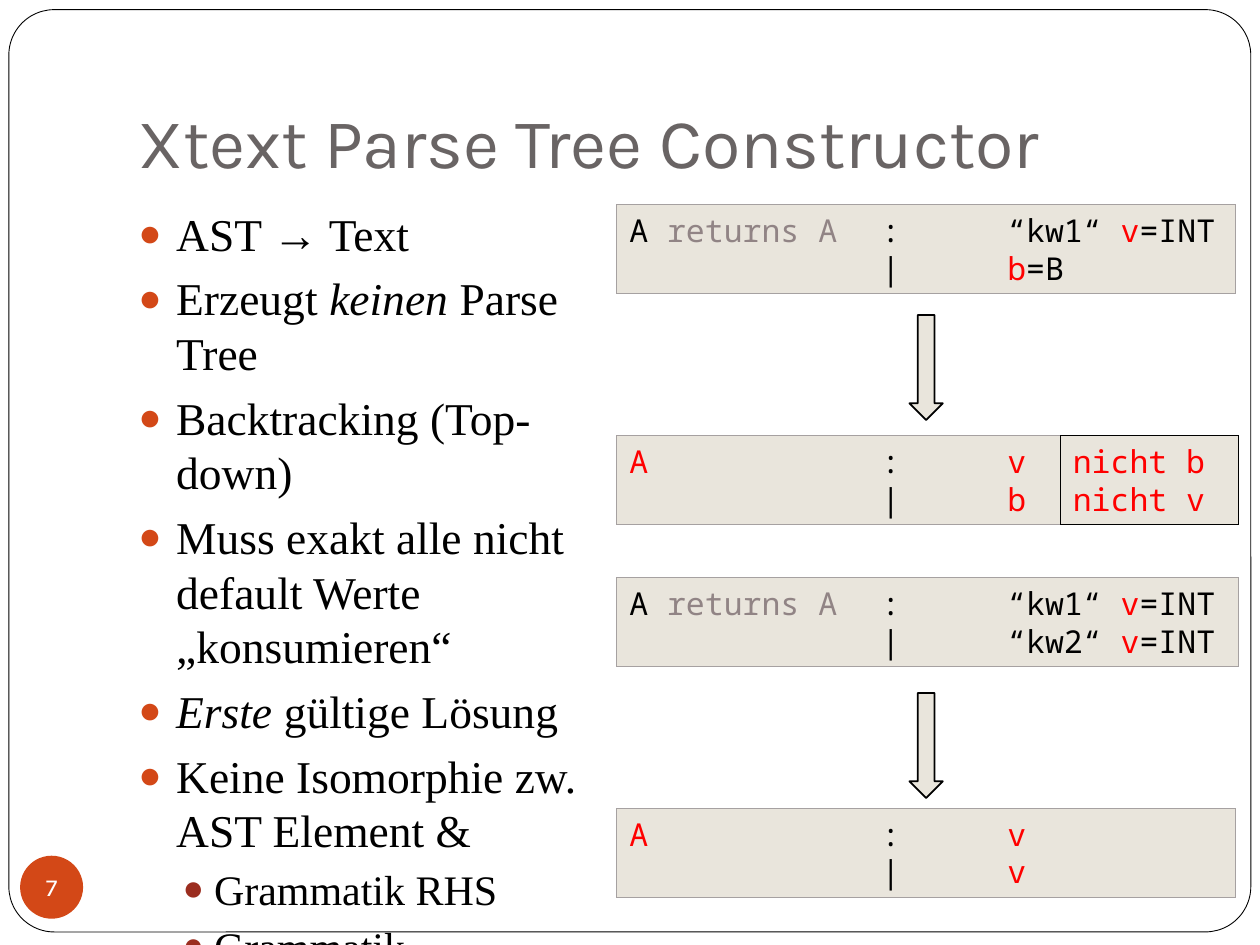
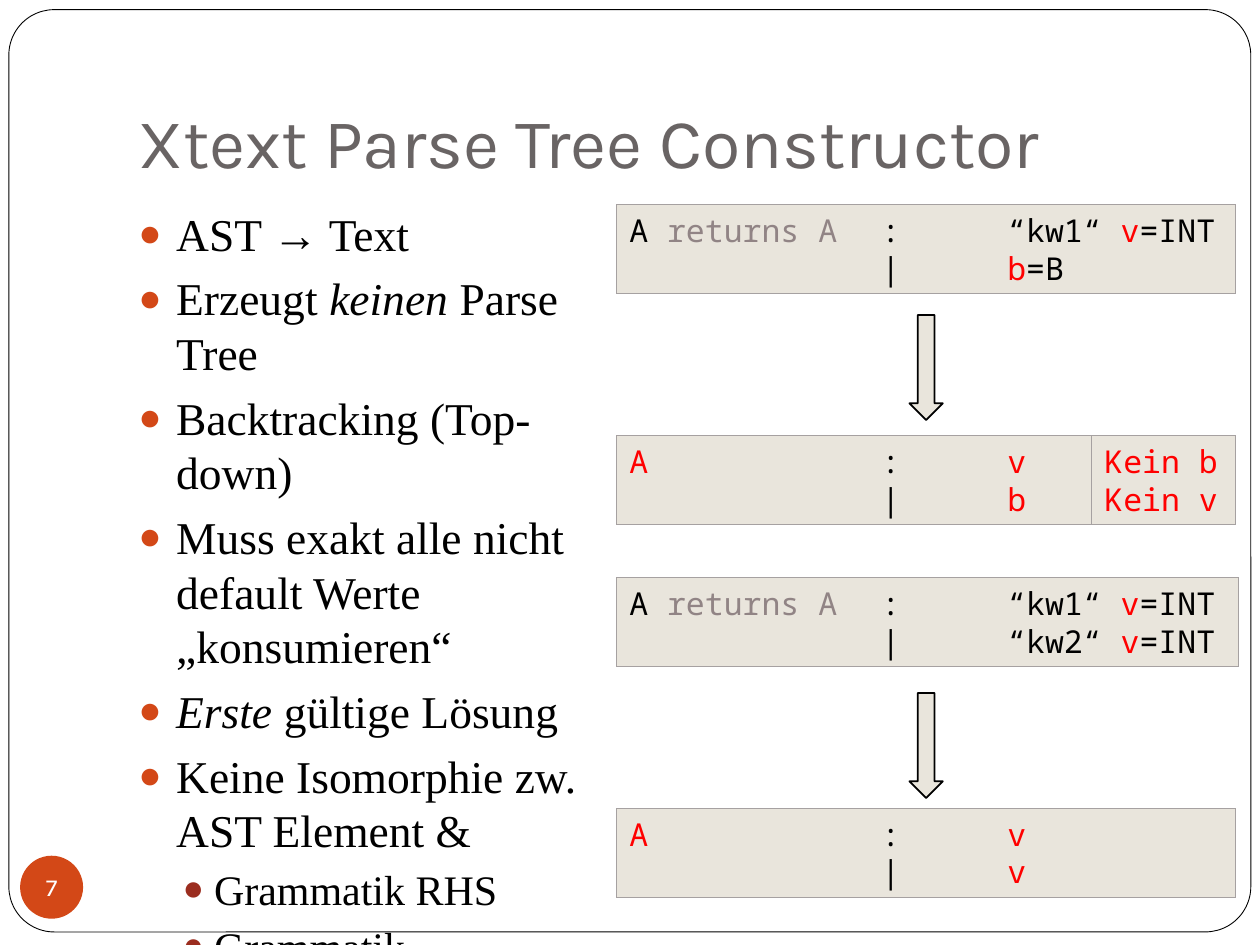
Before and after one commit to Stefanqn/Thesis, a slide deck: slide 7 of Presentation/thesis.pptx. Drawn at 1260x945 pixels with LibreOffice and Linux fonts; fonts in the diff are those of the drawing. Boxes give left, top, right and bottom in pixels: in the first picture for what was removed or moved away, otherwise in the second. Text is boxed around its words. In the diff, an @@ line names an element or a change of style, - is before the commit and + after.

```diff
--- a/Presentation/thesis.pptx
+++ b/Presentation/thesis.pptx
@@ rectangle "Kein b": place and size @@
-rectangle "Kein b" at (1061,436,1240,525)
+rectangle "Kein b" at (1092,436,1236,525)
@@ rectangle "Kein b" at (1092,436,1236,525): outline #000000 0.75 pt to #A6A1A1 0.75 pt @@
@@ text in rectangle at (1104,449,1218,512): text changed @@
-nicht b
-nicht v
+Kein b
+Kein v
```
Also in this commit, not shown: 2 other slides changed.
